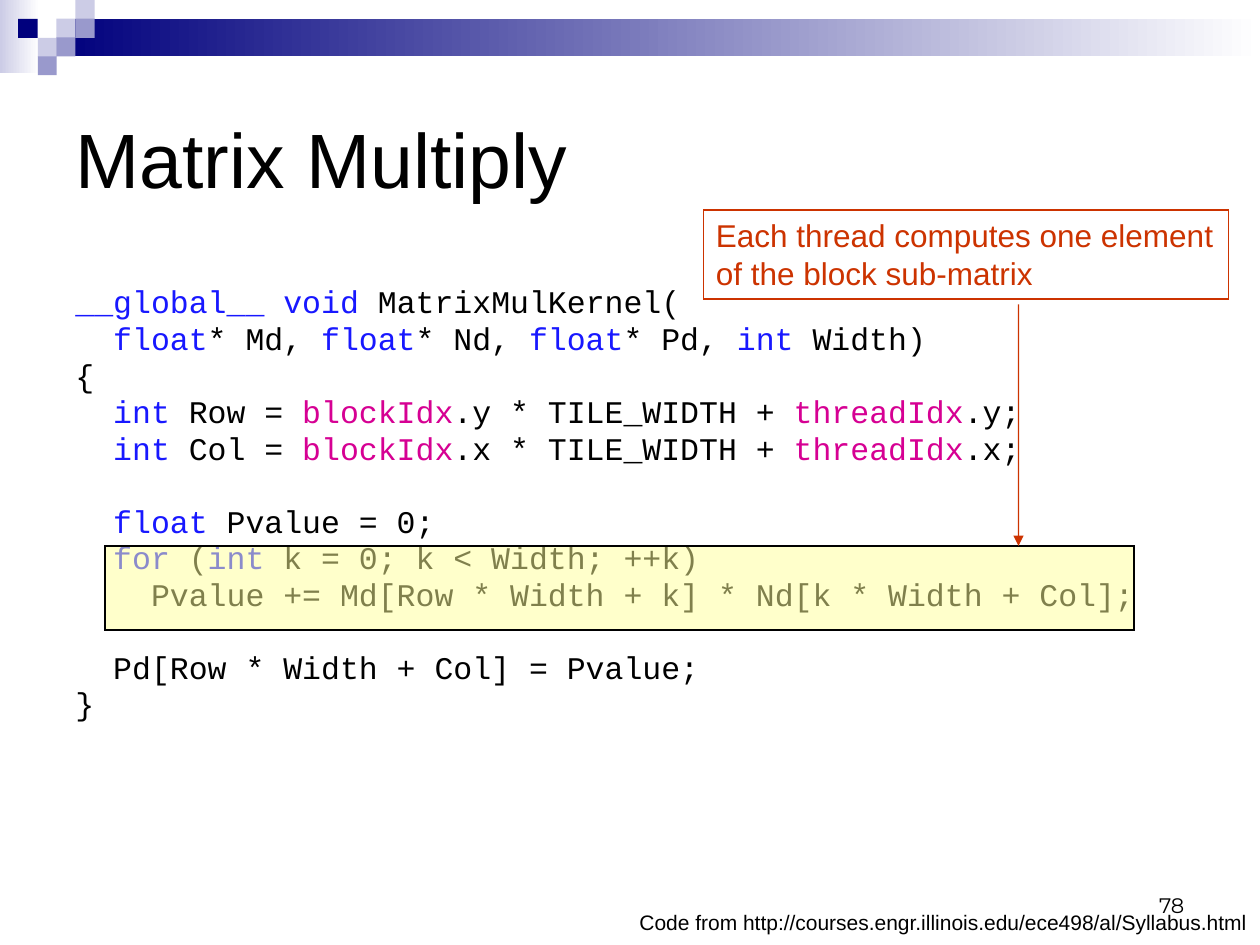
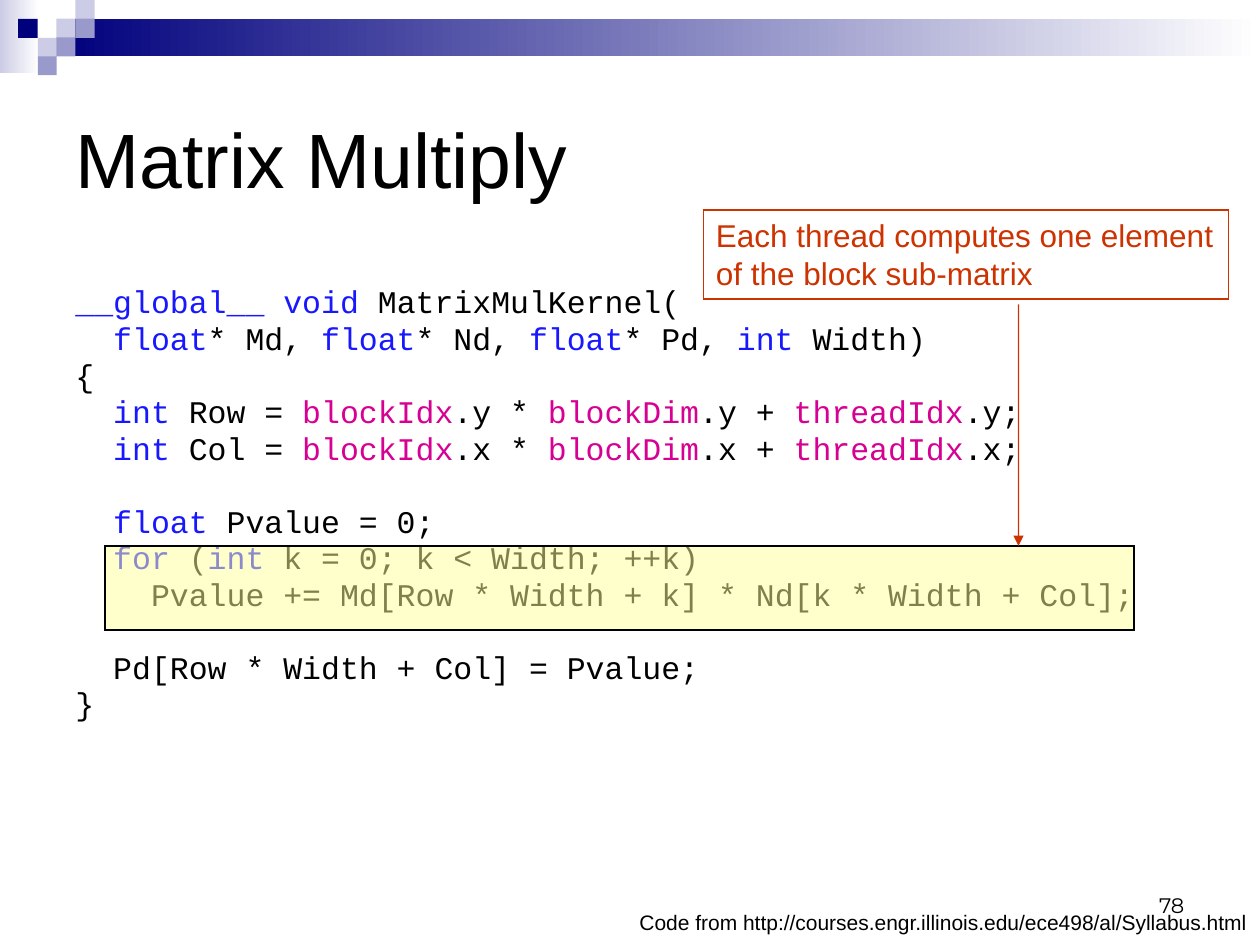
Before and after one commit to CIS565-Fall-2012/cis565-fall-2012.github.com, a slide deck: slide 78 of lectures/09-19-CUDA-Introduction-2-of-2.pptx. Drawn at 1260x945 pixels with LibreOffice and Linux fonts; fonts in the diff are those of the drawing. Boxes give left, top, right and bottom in pixels: in the first picture for what was removed or moved away, otherwise in the second. Text is boxed around its words. In the diff, an @@ line names an element or a change of style, - is before the commit and + after.

```diff
--- a/lectures/09-19-CUDA-Introduction-2-of-2.pptx
+++ b/lectures/09-19-CUDA-Introduction-2-of-2.pptx
@@ text at [113,400,1021,469]: text changed; text colour #000000 to #D60093 @@
-int Row = blockIdx.y * TILE_WIDTH + threadIdx.y;
-int Col = blockIdx.x * TILE_WIDTH + threadIdx.x;
+int Row = blockIdx.y * blockDim.y + threadIdx.y;
+int Col = blockIdx.x * blockDim.x + threadIdx.x;
```
Also in this commit, not shown: 2 other slides changed, 1 other file.
